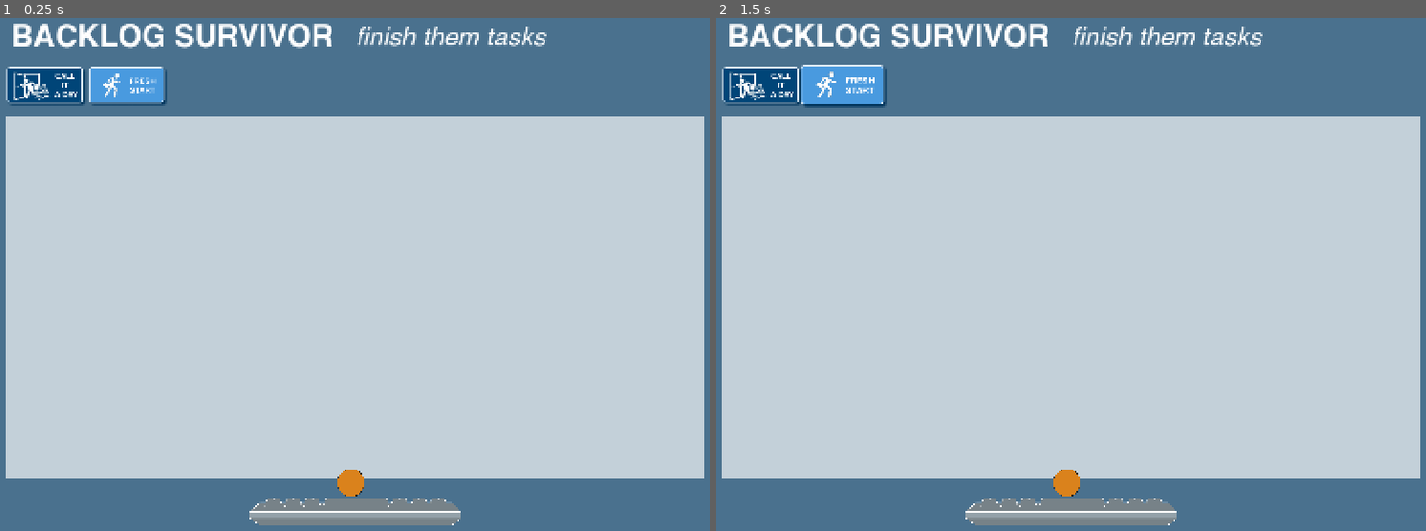
Above: before the commit, frames 1-2 (left to right).
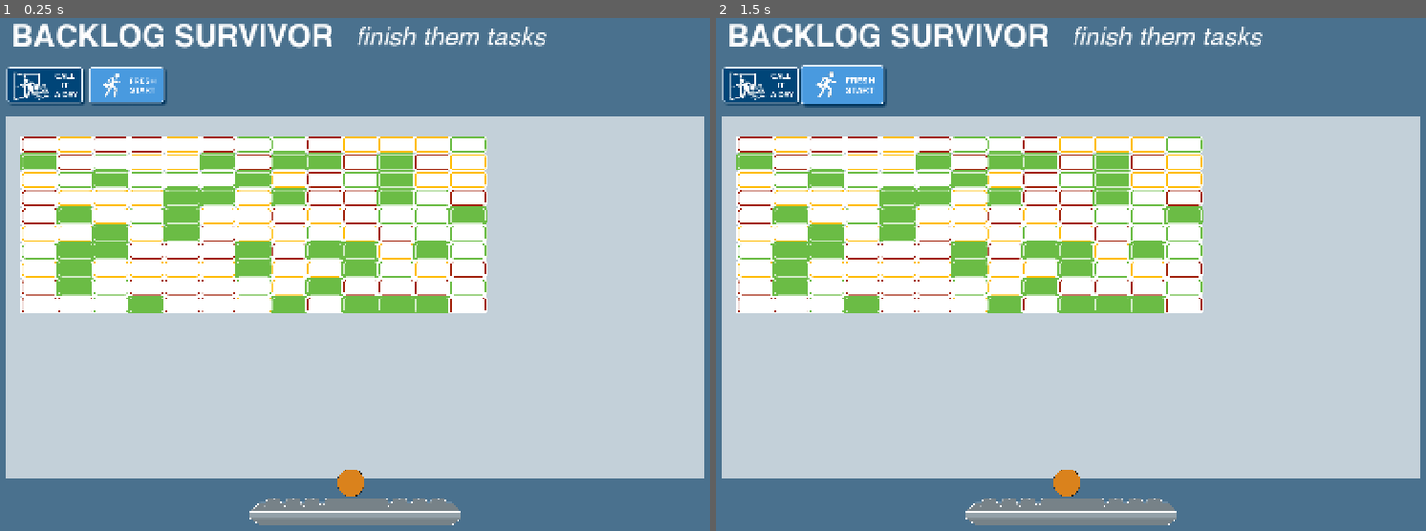
Above: after the commit, the same moments.

Repository: grkovalev/office-game
Game: Godot game, scene res://backlogarkanoid.tscn
The game is run twice, just before and just after one commit, with the same random seed, the same clock (stepped at 60 frames per second) and the same inputs. This scene is started directly instead of the project's main scene.
Inputs (mouse positions are in pixels of both pictures, inside the frame that each line leads up to):
- Up to frame 1 (0.25 s): no input
- Up to frame 2 (1.5 s): click (843, 89) at 0.5 s; click (843, 89) at 1.25 s

The runs differ from the first frame. In frame 1, 23% of the frame differs, in the area x 2-69%, y 23-58%; in frame 2, 23%.

Commit message:
added grid spawn script

Diff:
--- a/backlogarkanoid.tscn
+++ b/backlogarkanoid.tscn
@@ -3,6 +3,8 @@
 [ext_resource type="FontFile" uid="uid://72opr2tj16ch" path="res://fonts/Helvetica-Bold.ttf" id="1_u1qfo"]
 [ext_resource type="FontFile" uid="uid://crhysmfg7mn73" path="res://fonts/Helvetica-Oblique.ttf" id="2_2qx1n"]
 [ext_resource type="Texture2D" uid="uid://njex5bdrw0jq" path="res://ui_buttons/backlogarkanoid/ui_backlogarkanoid/keyboard_def.png" id="3_2qx1n"]
+[ext_resource type="Script" uid="uid://x8bg1dlp680v" path="res://backloggridgenerator.gd" id="3_n4sgu"]
+[ext_resource type="Texture2D" uid="uid://cppheeihxeb37" path="res://ui_buttons/backlogarkanoid/ui_backlogarkanoid/bricks_atlas.png" id="4_facmc"]
 [ext_resource type="Texture2D" uid="uid://ctgf464eioxks" path="res://ui_buttons/backlogarkanoid/ui_backlogarkanoid/ball_img.png" id="4_n0iij"]
 [ext_resource type="Texture2D" uid="uid://c6s7i80ilubn4" path="res://ui_buttons/calendartetris/tetris_ui_atlas.png" id="5_djpl0"]
 [ext_resource type="Script" uid="uid://cthnwkgja4w3y" path="res://animbttn.gd" id="6_n4sgu"]
@@ -72,6 +74,9 @@
 [node name="env" type="Node2D" parent="." unique_id=9009023]
 
 [node name="grid" type="Node2D" parent="env" unique_id=45948306]
+position = Vector2(136, 304)
+script = ExtResource("3_n4sgu")
+brick_atlas = ExtResource("4_facmc")
 
 [node name="player" type="Node2D" parent="." unique_id=1610125567]
 
--- /dev/null
+++ b/backloggridgenerator.gd
@@ -0,0 +1,84 @@
+extends Node2D
+
+@export var columns: int = 13
+@export var rows: int = 10
+
+# Distance between brick centers in the grid
+@export var cell_size: Vector2 = Vector2(70, 35)
+
+# Atlas and brick settings
+@export var brick_atlas: Texture2D        # assign your 800x400 brick_atlas here
+@export var brick_source_size := Vector2i(400, 200)  # each variant in atlas
+@export var brick_display_size := Vector2(75, 35)    # on-screen size
+@export var brick_variants := Vector2i(2, 2)         # 2x2 = 4 variants
+@export var use_random_variant: bool = true
+@export var default_variant_index: int = 0           # 0–3
+
+func _ready() -> void:
+	randomize()
+	generate_grid()
+
+func generate_grid() -> void:
+	# Clear any old children
+	for child in get_children():
+		child.queue_free()
+
+	if brick_atlas == null:
+		push_error("brick_atlas is not assigned on grid.")
+		return
+
+	var total_variants := brick_variants.x * brick_variants.y
+	if total_variants <= 0:
+		push_error("brick_variants is invalid (must be > 0).")
+		return
+
+	for row in range(rows):
+		for col in range(columns):
+			var sprite := Sprite2D.new()
+			add_child(sprite)
+
+			# Grid placement
+			sprite.position = Vector2(
+				col * cell_size.x,
+				row * cell_size.y
+			)
+
+			# Pick variant index
+			var variant_index := default_variant_index
+			if use_random_variant:
+				variant_index = randi() % total_variants
+
+			# Apply atlas region
+			var tex := _create_variant_texture(variant_index)
+			if tex == null:
+				continue
+
+			sprite.texture = tex
+			# Scale from 400x200 to 75x35 (or whatever you set)
+			sprite.scale = Vector2(
+				brick_display_size.x / float(brick_source_size.x),
+				brick_display_size.y / float(brick_source_size.y)
+			)
+
+func _create_variant_texture(variant_index: int) -> Texture2D:
+	if brick_atlas == null:
+		return null
+
+	var cols := brick_variants.x
+	if cols <= 0:
+		return null
+
+	var row := variant_index / cols
+	var col := variant_index % cols
+
+	var region := Rect2(
+		col * brick_source_size.x,
+		row * brick_source_size.y,
+		brick_source_size.x,
+		brick_source_size.y
+	)
+
+	var atlas_tex := AtlasTexture.new()
+	atlas_tex.atlas = brick_atlas
+	atlas_tex.region = region
+	return atlas_tex
Not shown, added: backloggridgenerator.gd.uid
